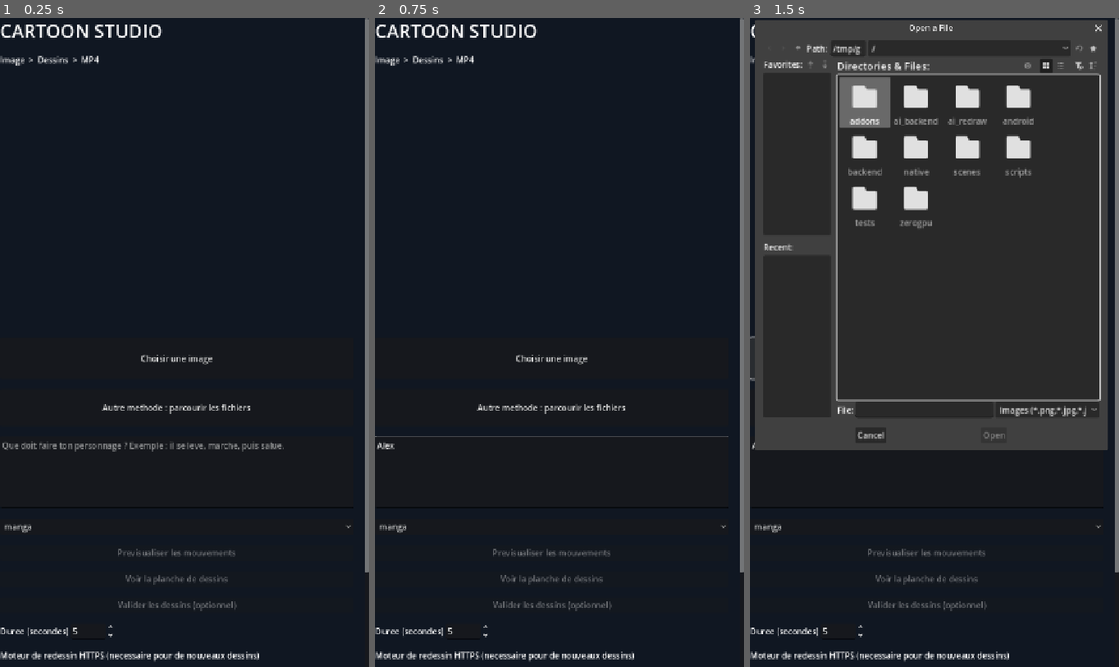
Above: before the commit, frames 1-3 (left to right).
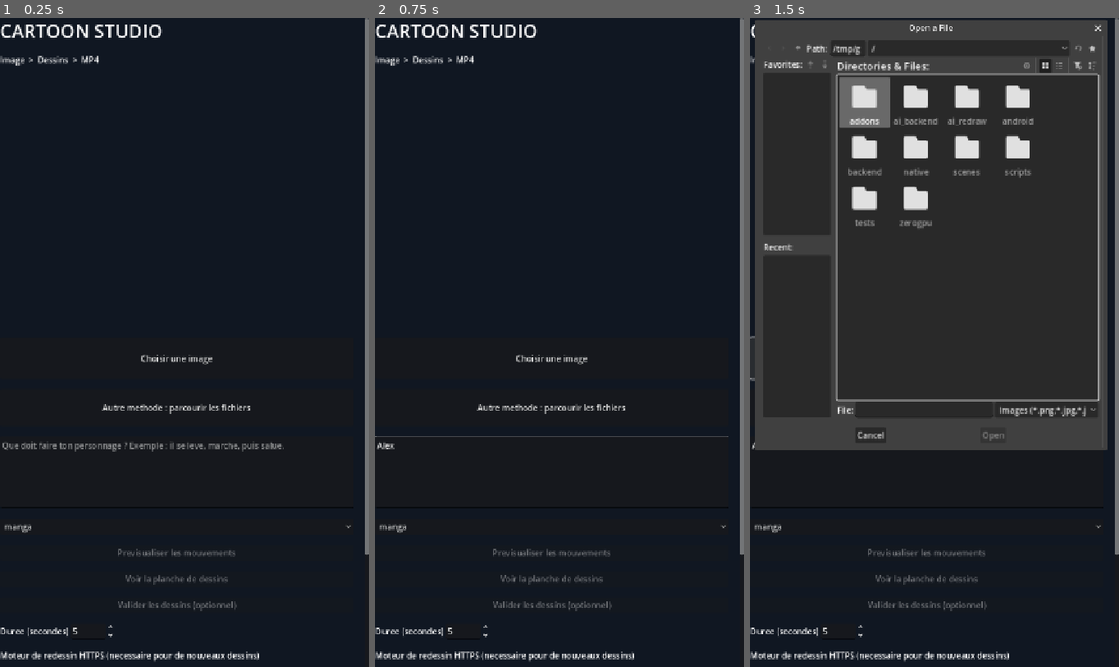
Above: after the commit, the same moments.

Repository: ericjamesempere-stack/MobileI2V-Xiaomi-
Game: Godot game, scene res://scenes/main.tscn
The game is run twice, just before and just after one commit, with the same random seed, the same clock (stepped at 60 frames per second) and the same inputs.
Inputs (mouse positions are in pixels of both pictures, inside the frame that each line leads up to):
- Up to frame 1 (0.25 s): no input
- Up to frame 2 (0.75 s): click (552, 472) at 0.52 s; type "Alex" at 0.6 s
- Up to frame 3 (1.5 s): click "Choisir une image" at 1.25 s

The runs differ from the first frame. In frame 1, less than 0.1% of the frame differs, in the area x 98-100%, y 82-86%; in frame 2, less than 0.1%; in frame 3, 0.9%, in the area x 27-100%, y 1-86%.

Commit message:
Integrate optional free text-to-image AI prototype into Cartoon Studio interface

Diff:
--- a/scripts/cartoon_studio.gd
+++ b/scripts/cartoon_studio.gd
@@ -6,6 +6,7 @@
 var prompt: TextEdit
 var duration: SpinBox
 var endpoint: LineEdit
+var free_ai_mode: CheckBox
 var upload_consent: CheckBox
 var status: Label
 var preview: TextureRect
@@ -105,6 +106,10 @@
     endpoint = LineEdit.new()
     endpoint.placeholder_text = "https://.../generate"
     panel.add_child(endpoint)
+    free_ai_mode = CheckBox.new()
+    free_ai_mode.text = "Essai IA gratuite (texte uniquement, 2 images, visage non garanti)"
+    free_ai_mode.button_pressed = false
+    panel.add_child(free_ai_mode)
     upload_consent = CheckBox.new()
     upload_consent.text = "J’autorise l’envoi de mon image au moteur HTTPS indique ci-dessus"
     upload_consent.button_pressed = false
@@ -272,7 +277,8 @@
     if prompt.text.strip_edges().is_empty():
         status.text = "Decris les gestes du personnage."
         return
-    var online_mode: bool = endpoint.text.begins_with("https://")
+    var free_mode: bool = free_ai_mode.button_pressed
+    var online_mode: bool = endpoint.text.begins_with("https://") and not free_mode
     if online_mode and not upload_consent.button_pressed:
         status.text = "Autorise l'envoi de la photo au moteur HTTPS ou vide son adresse pour le mode local."
         return
@@ -285,7 +291,15 @@
     status.text = "Creation de %d dessins distincts pour %.0f secondes..." % [count, duration.value]
     var styled_story: String = "%s, style %s" % [prompt.text, style.get_item_text(style.selected)]
     var result: Dictionary
-    if online_mode:
+    if free_mode:
+        status.text = "Essai de 2 images IA gratuites. Service externe avec quota ; le visage ne sera pas reproduit fidelement."
+        var free_generator := Node.new()
+        free_generator.set_script(load("res://scripts/free_text_image_generator.gd"))
+        add_child(free_generator)
+        free_generator.connect("progress", Callable(self, "_progress"))
+        result = await free_generator.call("generate", prompt.text, style.get_item_text(style.selected), 2)
+        free_generator.queue_free()
+    elif online_mode:
         result = await generator.call("generate", source, styled_story, endpoint.text, count, false, "", duration.value)
     else:
         result = await _generate_local_drawings(count)
@@ -322,7 +336,7 @@
             step = 1
             action.text = "Exporter MP4"
             _build_sheet()
-            status.text = "%d dessins sauvegardes (%s). Creation du MP4..." % [frames.size(), "IA externe" if online_mode else "animation locale stylisee, visage non reproduit"]
+            status.text = "%d dessins sauvegardes (%s). Creation du MP4..." % [frames.size(), "IA gratuite texte (visage non garanti)" if free_mode else ("IA externe" if online_mode else "animation locale stylisee, visage non reproduit")]
             await _export_generated_mp4()
     busy = false
     action.disabled = false
